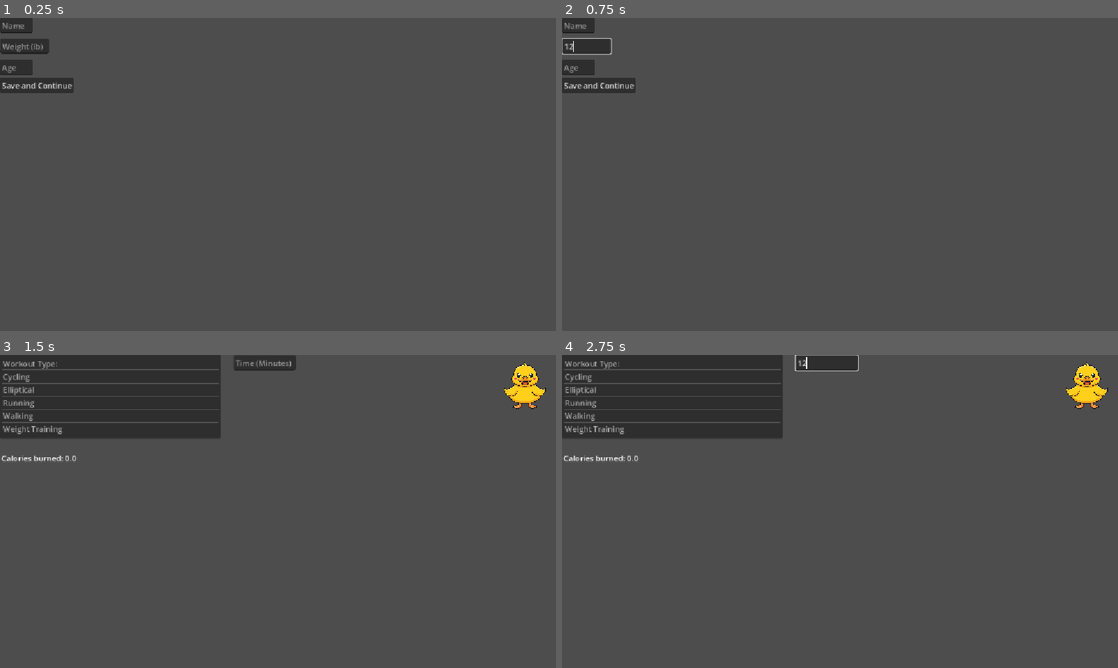
Above: before the commit, frames 1-4 (two rows, left to right).
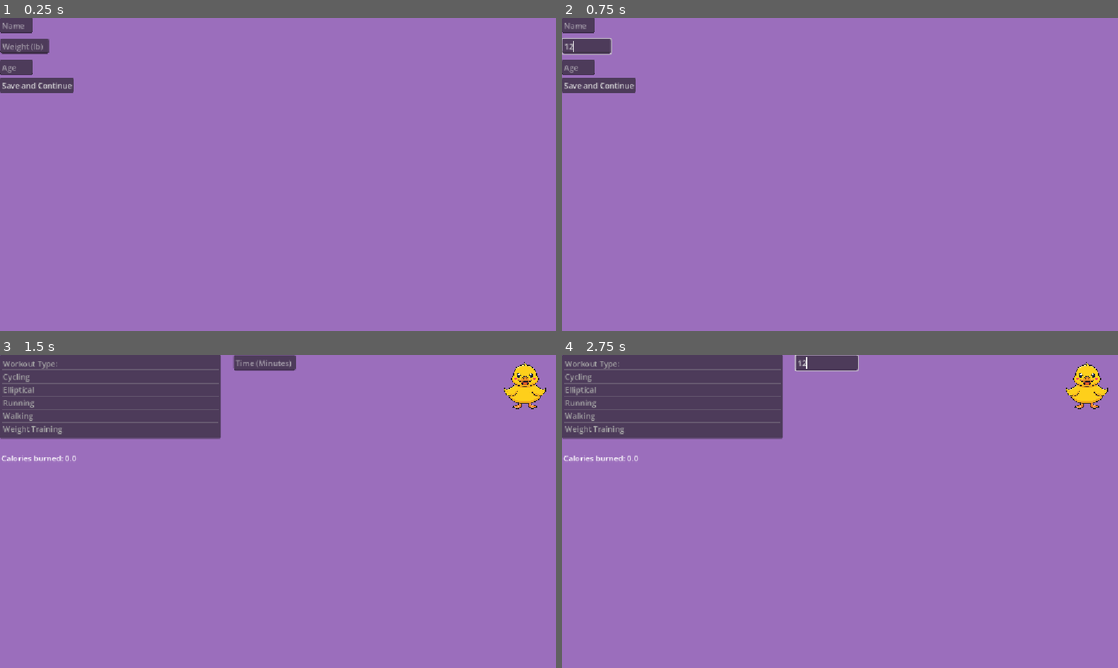
Above: after the commit, the same moments.

Repository: ma43210/HackDecouverte
Game: Godot game, scene res://Scenes/Profile_Manager.tscn
Same seed, same stepped clock (60 frames per second), same inputs: the game is played once before the commit and once after it.
Inputs (mouse positions are in pixels of both pictures, inside the frame that each line leads up to):
- Up to frame 1 (0.25 s): no input
- Up to frame 2 (0.75 s): click (584, 46) at 0.52 s; type "12" at 0.6 s
- Up to frame 3 (1.5 s): click (16, 405) at 0.75 s; type "12" at 0.83 s; click (16, 361) at 0.98 s; type "Alex" at 1.07 s; click "Save and Continue" at 1.25 s
- Up to frame 4 (2.75 s): click (828, 364) at 2.02 s; type "12" at 2.1 s

The runs differ from the first frame. In frame 1, 100% of the frame differs, in the area x 0-100%, y 0-100%; in frame 2, 100%; in frame 3, 99%; in frame 4, 99%.

Commit message:
background

Diff:
--- a/healthy/Scenes/Input_Workout.tscn
+++ b/healthy/Scenes/Input_Workout.tscn
@@ -9,6 +9,14 @@
 
 [node name="Node2D" type="Node2D" unique_id=1483333031]
 script = ExtResource("1_2av5n")
+
+[node name="ColorRect" type="ColorRect" parent="." unique_id=1243017783]
+offset_left = -236.0
+offset_top = -176.0
+offset_right = 1311.0
+offset_bottom = 762.0
+mouse_filter = 2
+color = Color(0.60784316, 0.43137255, 0.7372549, 1)
 
 [node name="ItemList" type="ItemList" parent="." unique_id=1599876708]
 offset_right = 457.0
--- a/healthy/Scenes/Profile_Manager.tscn
+++ b/healthy/Scenes/Profile_Manager.tscn
@@ -5,6 +5,14 @@
 
 [node name="Profile Manager" type="Node2D" unique_id=1530753749]
 script = ExtResource("1_s8vry")
+
+[node name="ColorRect" type="ColorRect" parent="." unique_id=1898021919]
+offset_left = -422.0
+offset_top = -297.0
+offset_right = 1978.0
+offset_bottom = 1258.0
+mouse_filter = 2
+color = Color(0.60784316, 0.43137255, 0.7372549, 1)
 
 [node name="Weight" type="LineEdit" parent="." unique_id=28725875]
 offset_left = 1.0
